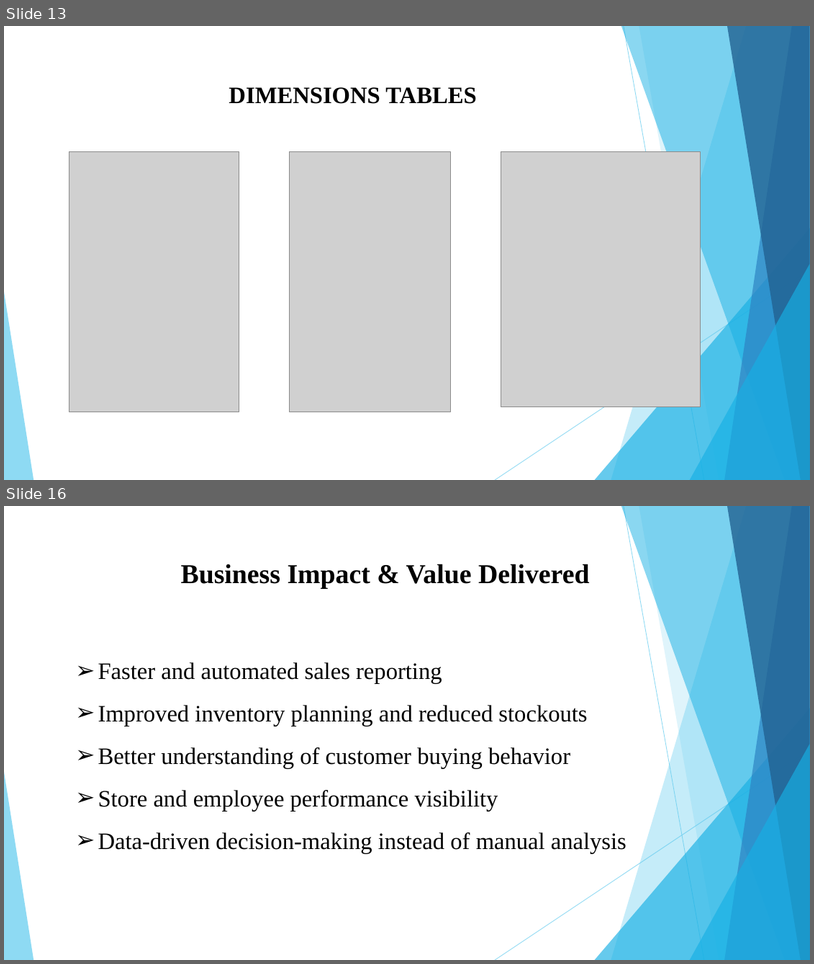
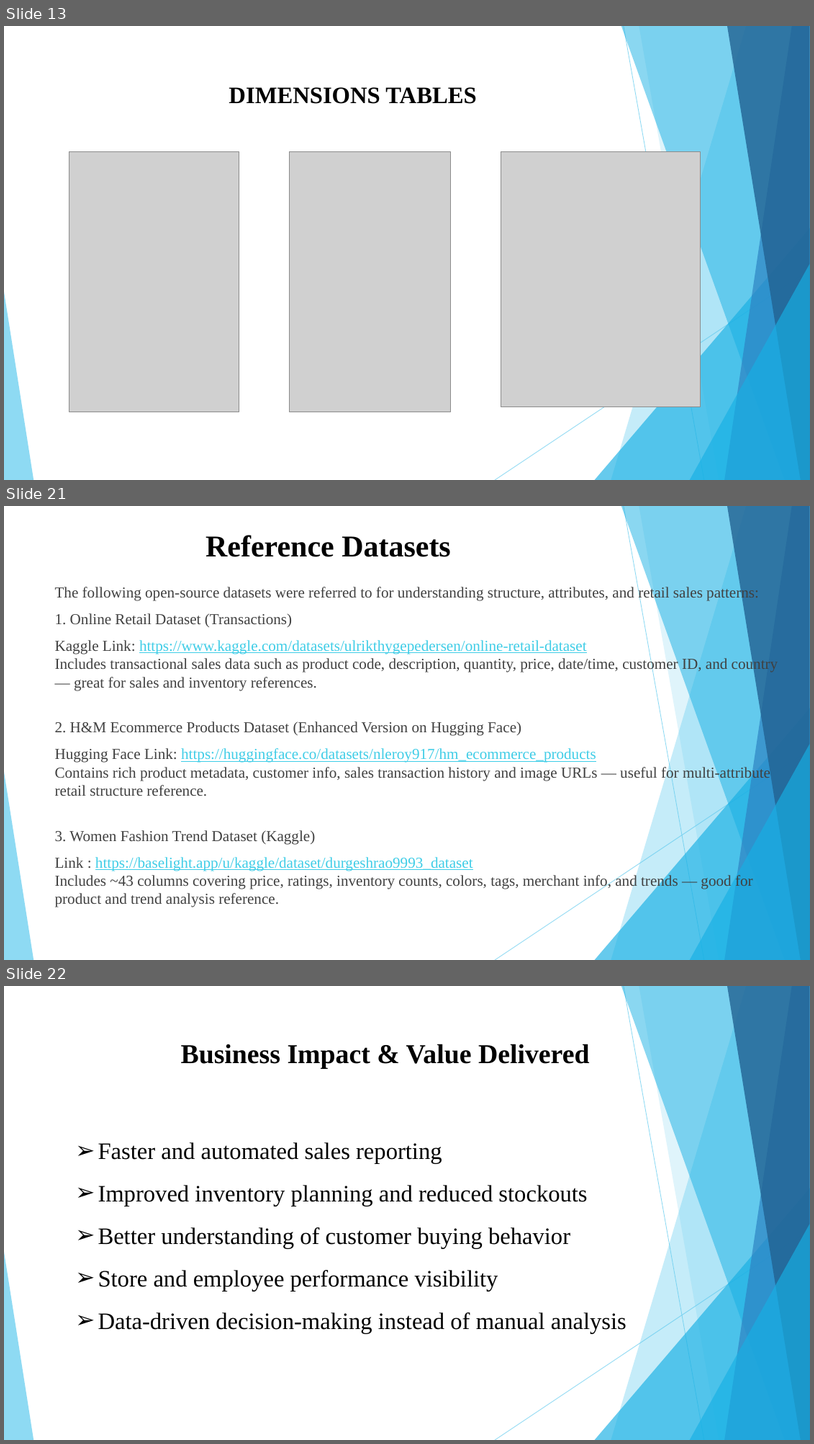
Before and after one commit to HemalaR/Smart-Analytics-For-Fashion-Sales, a slide deck: Smart Retail Analytics for Fashion Sales (1).pptx. Shown one above the other, each under a label of ours: slides 13 and 16 before the commit, slides 13, 21 and 22 after it; the slides between them are not shown. The pictures are 814x964 and 814x1444 pixels, drawn with LibreOffice and Linux fonts; fonts in the diff are those of the drawing; grey boxes stand for pictures. Boxes give left, top, right and bottom in pixels: in the first picture for what was removed or moved away, otherwise in the second. Text is boxed around its words. In the diff, an @@ line names an element or a change of style, - is before the commit and + after.

```diff
--- a/Smart Retail Analytics for Fashion Sales (1).pptx
+++ b/Smart Retail Analytics for Fashion Sales (1).pptx
@@ slide 21 added at [4, 506, 810, 960], background #FFFFFF; not listed: 10 template elements that a slide beside it also shows @@
@@ title added at [206, 535, 451, 557], 36 pt, text #000000, bold @@
+Reference Datasets
@@ text added at [55, 585, 779, 907], 18.2 pt, text #404040 @@
+The following open-source datasets were referred to for understanding structure, attributes, and retail sales patterns:
+1. Online Retail Dataset (Transactions)
+Kaggle Link: https://www.kaggle.com/datasets/ulrikthygepedersen/online-retail-dataset
+Includes transactional sales data such as product code, description, quantity, price, date/time, customer ID, and country — great for sales and inventory references.
+2. H&M Ecommerce Products Dataset (Enhanced Version on Hugging Face)
+Hugging Face Link: https://huggingface.co/datasets/nleroy917/hm_ecommerce_products
+Contains rich product metadata, customer info, sales transaction history and image URLs — useful for multi-attribute retail structure reference.
+3. Women Fashion Trend Dataset (Kaggle)
+Link : https://baselight.app/u/kaggle/dataset/durgeshrao9993_dataset
+Includes ~43 columns covering price, ratings, inventory counts, colors, tags, merchant info, and trends — good for product and trend analysis reference.
@@ what was slide 16 is now slide 22 @@
```
Also in this commit, not shown: 7 slides changed, 19 other slides added, 3 slides removed, 21 other files.
